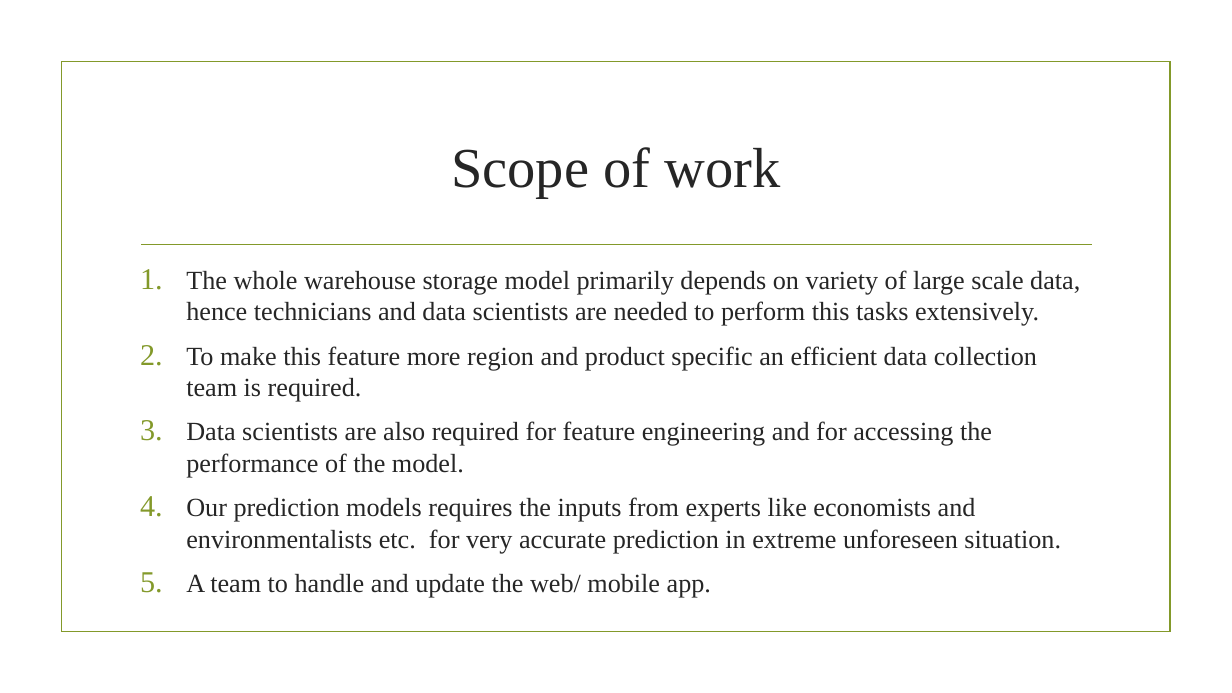
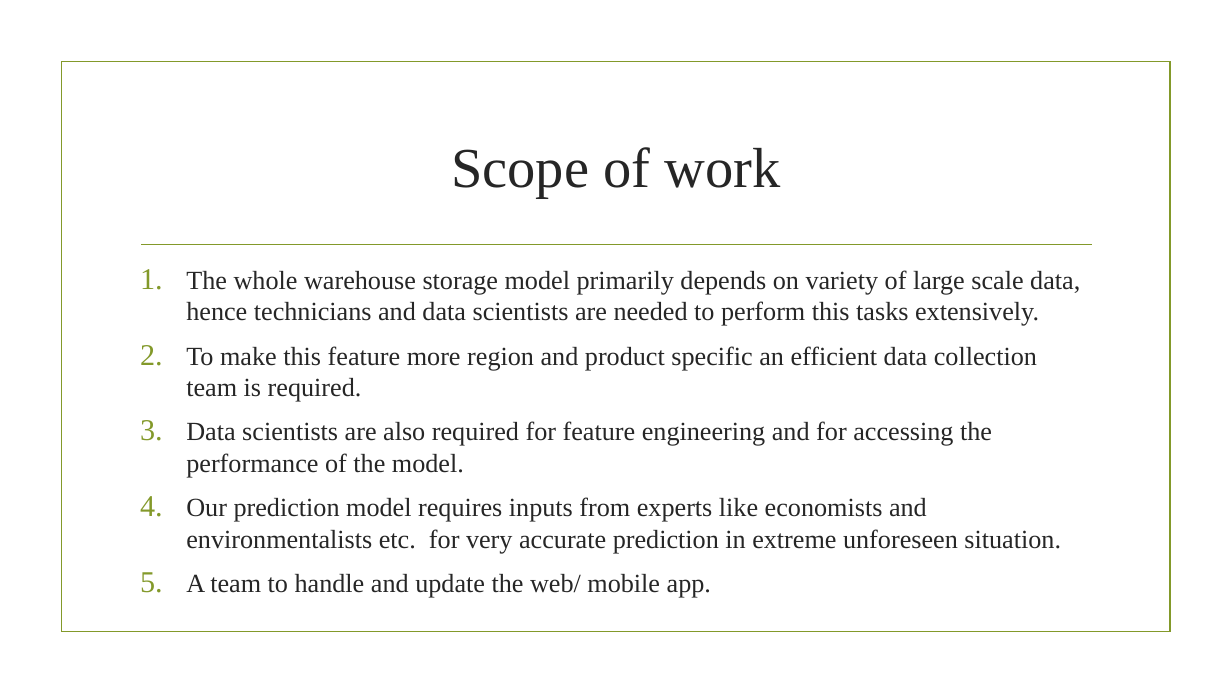
Before and after one commit to SmartPracticeschool/SBSPS-Challenge-4511-An-optimized-Warehouse-management-system, a slide deck: slide 18 of Warehouse Management System.pptx. Drawn at 1232x693 pixels with LibreOffice and Linux fonts; fonts in the diff are those of the drawing; background and template pictures are left out. Boxes give left, top, right and bottom in pixels: in the first picture for what was removed or moved away, otherwise in the second. Text is boxed around its words. In the diff, an @@ line names an element or a change of style, - is before the commit and + after.

```diff
--- a/Warehouse Management System.pptx
+++ b/Warehouse Management System.pptx
@@ text at (186,497,1061,554): text changed @@
-4. Our prediction models requires the inputs from experts like economists and environmentalists etc. for very accurate prediction in extreme unforeseen situation.
+4. Our prediction model requires inputs from experts like economists and environmentalists etc. for very accurate prediction in extreme unforeseen situation.
```
Also in this commit, not shown: 1 other file.
